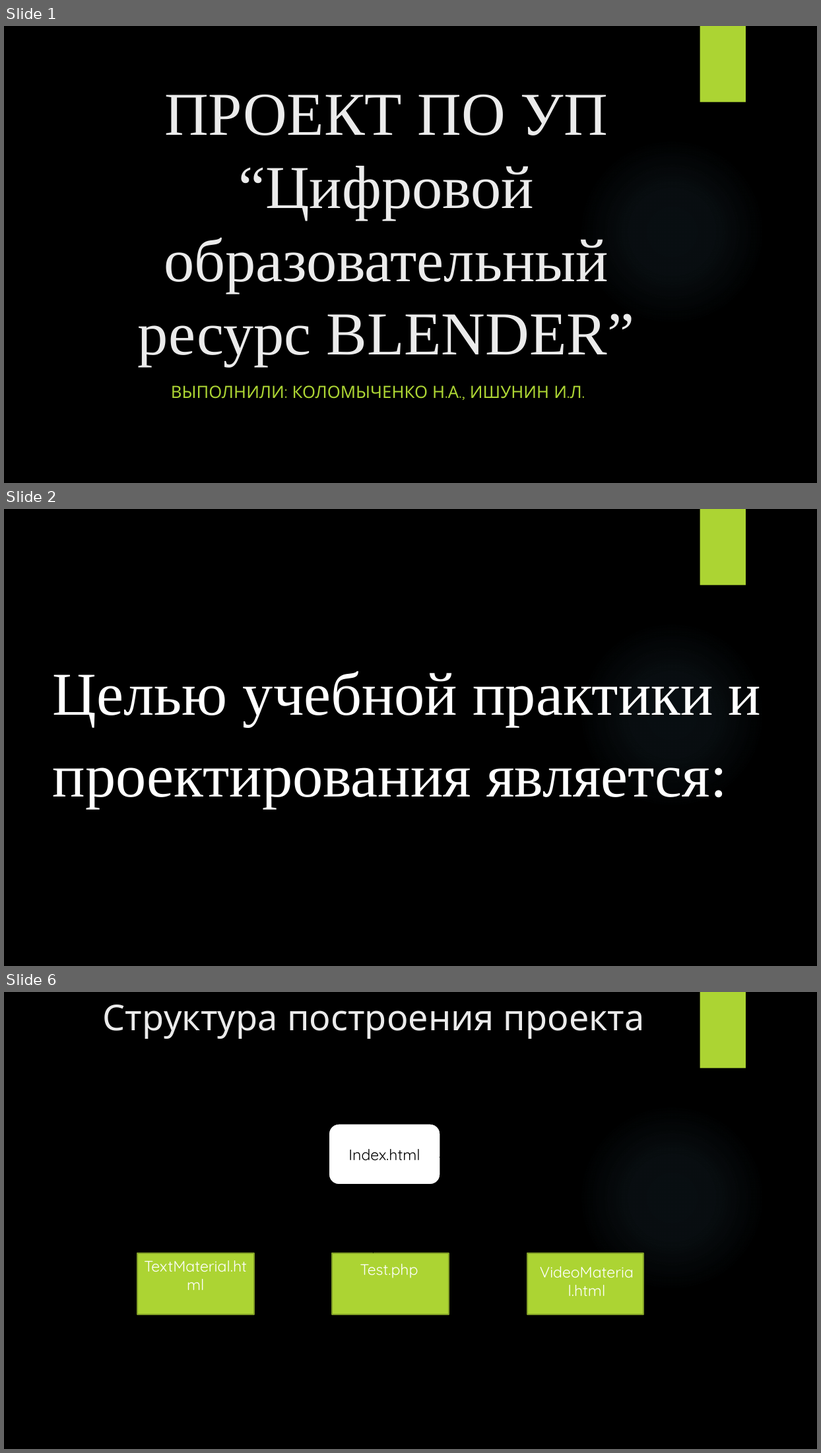
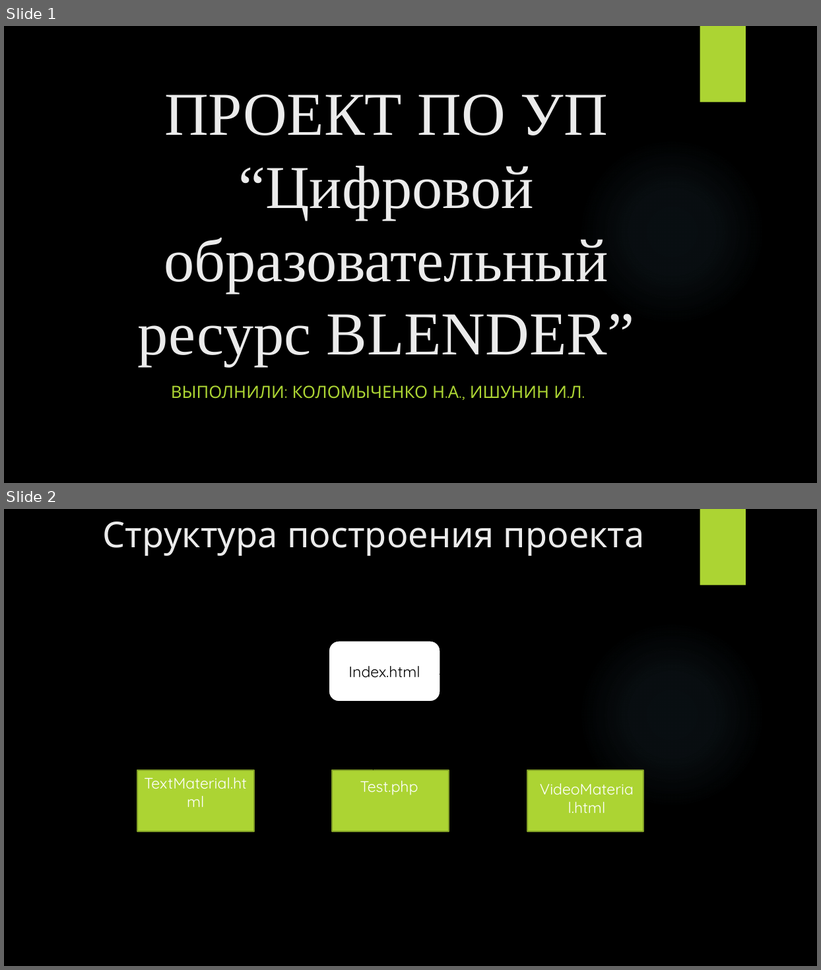
Before and after one commit to Sawixoo/COR, a slide deck: documents/Prezentatsionny_otchet.pptx. Shown one above the other, each under a label of ours: slides 1, 2 and 6 before the commit, slides 1 and 2 after it; the slides between them are not shown. The pictures are 821x1453 and 821x970 pixels, drawn with LibreOffice and Linux fonts; fonts in the diff are those of the drawing; background and template pictures are left out. Boxes give left, top, right and bottom in pixels: in the first picture for what was removed or moved away, otherwise in the second. Text is boxed around its words. In the diff, an @@ line names an element or a change of style, - is before the commit and + after.

```diff
--- a/documents/Prezentatsionny_otchet.pptx
+++ b/documents/Prezentatsionny_otchet.pptx
@@ slide 2 removed at (x1=4, y1=509, x2=817, y2=966), background picture (left out); not listed: 2 template elements that a slide beside it also shows @@
@@ text removed at (x1=53, y1=671, x2=761, y2=808) @@
-Целью учебной практики и
-проектирования является:
@@ what was slide 6 is now slide 2 @@
```
Also in this commit, not shown: 3 other slides removed, 3 other files.
